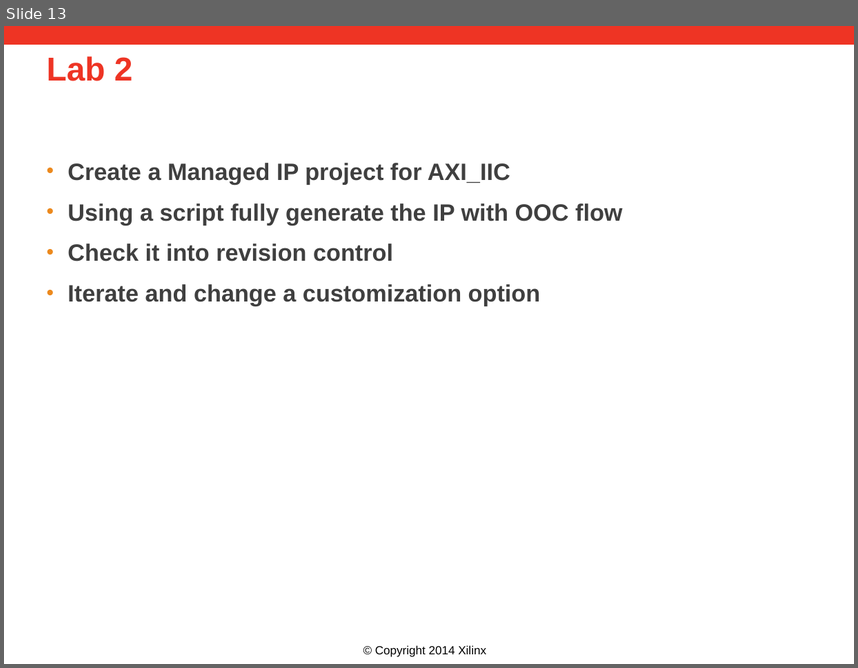
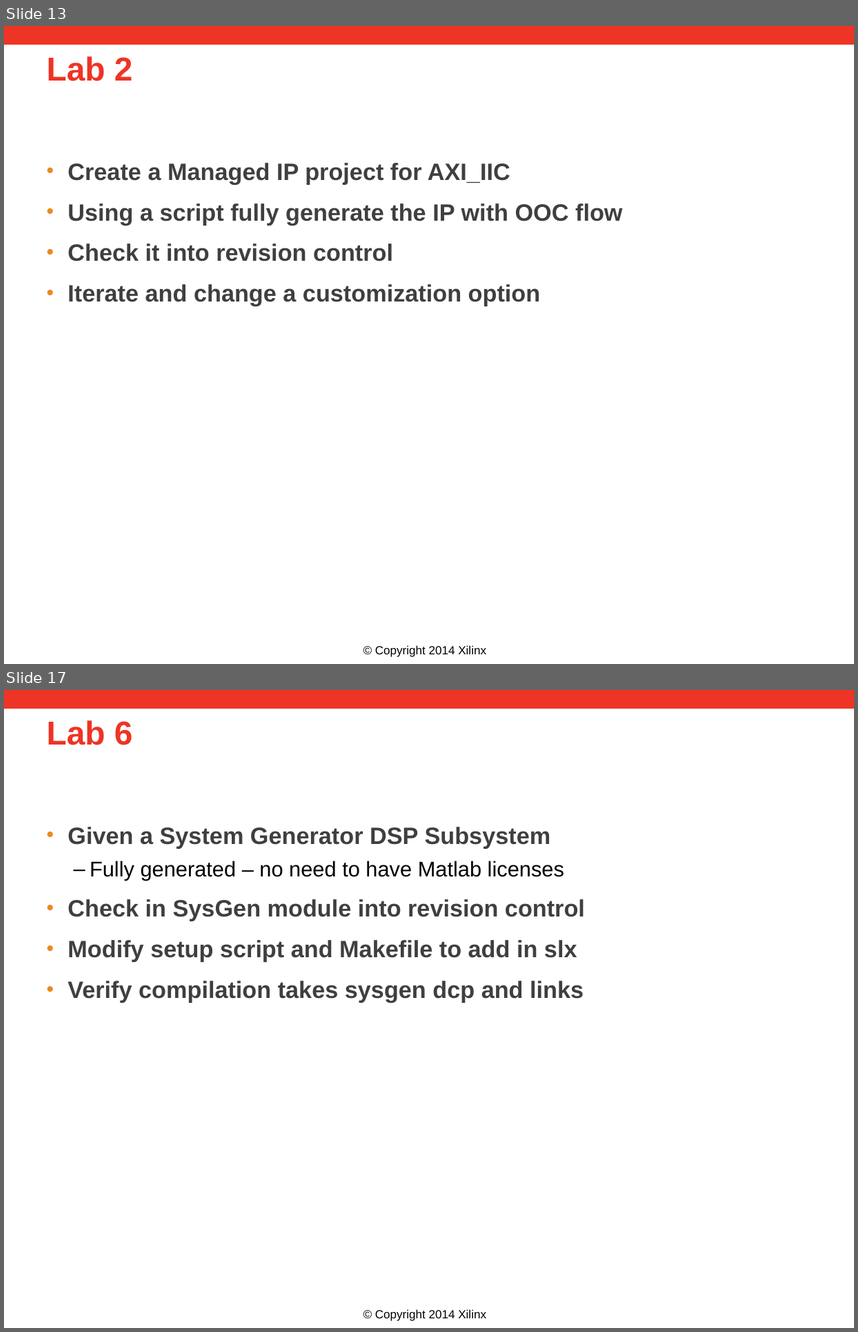
Before and after one commit to Xilinx/revCtrl, a slide deck: doc/versionControl.pptx. Shown one above the other, each under a label of ours: slide 13 before the commit, slides 13 and 17 after it; the slides between them are not shown. The pictures are 858x668 and 858x1332 pixels, drawn with LibreOffice and Linux fonts; fonts in the diff are those of the drawing; background and template pictures are left out. Boxes give left, top, right and bottom in pixels: in the first picture for what was removed or moved away, otherwise in the second. Text is boxed around its words. In the diff, an @@ line names an element or a change of style, - is before the commit and + after.

Commit message:
updated powerpoint, makefile and project setup

```diff
--- a/doc/versionControl.pptx
+++ b/doc/versionControl.pptx
@@ slide 17 added at [4, 690, 854, 1328], background #FFFFFF; not listed: 2 template elements that a slide beside it also shows @@
@@ title added at [47, 720, 133, 745], 28 pt, text #EE3424, bold @@
+Lab 6
@@ text added at [67, 827, 585, 1003], 20 pt, text #3F3F3F, bold @@
+• Given a System Generator DSP Subsystem
+  – Fully generated – no need to have Matlab licenses
+• Check in SysGen module into revision control
+• Modify setup script and Makefile to add in slx
+• Verify compilation takes sysgen dcp and links
```
Also in this commit, not shown: 2 slides changed, 2 other slides added, 2 other files.
